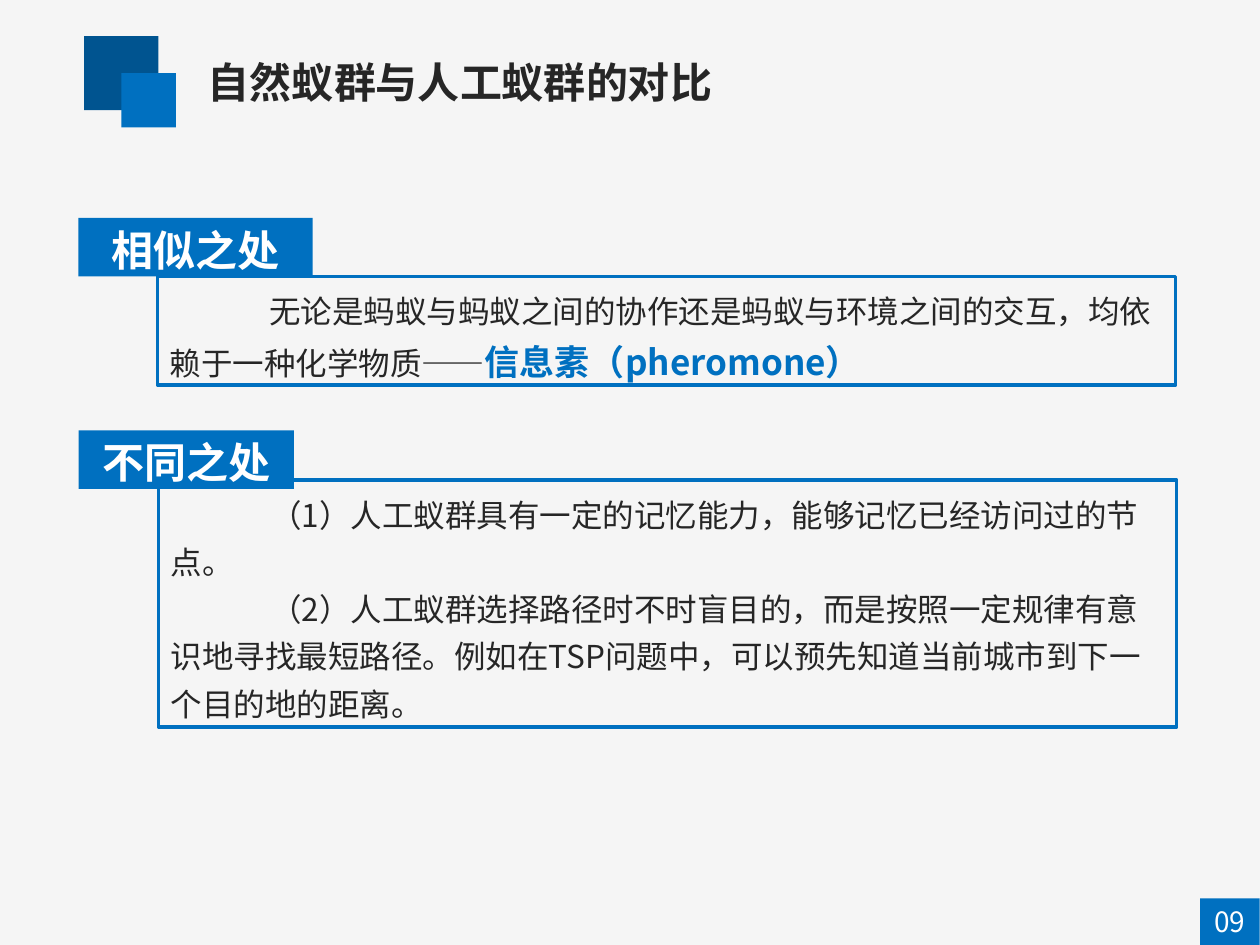
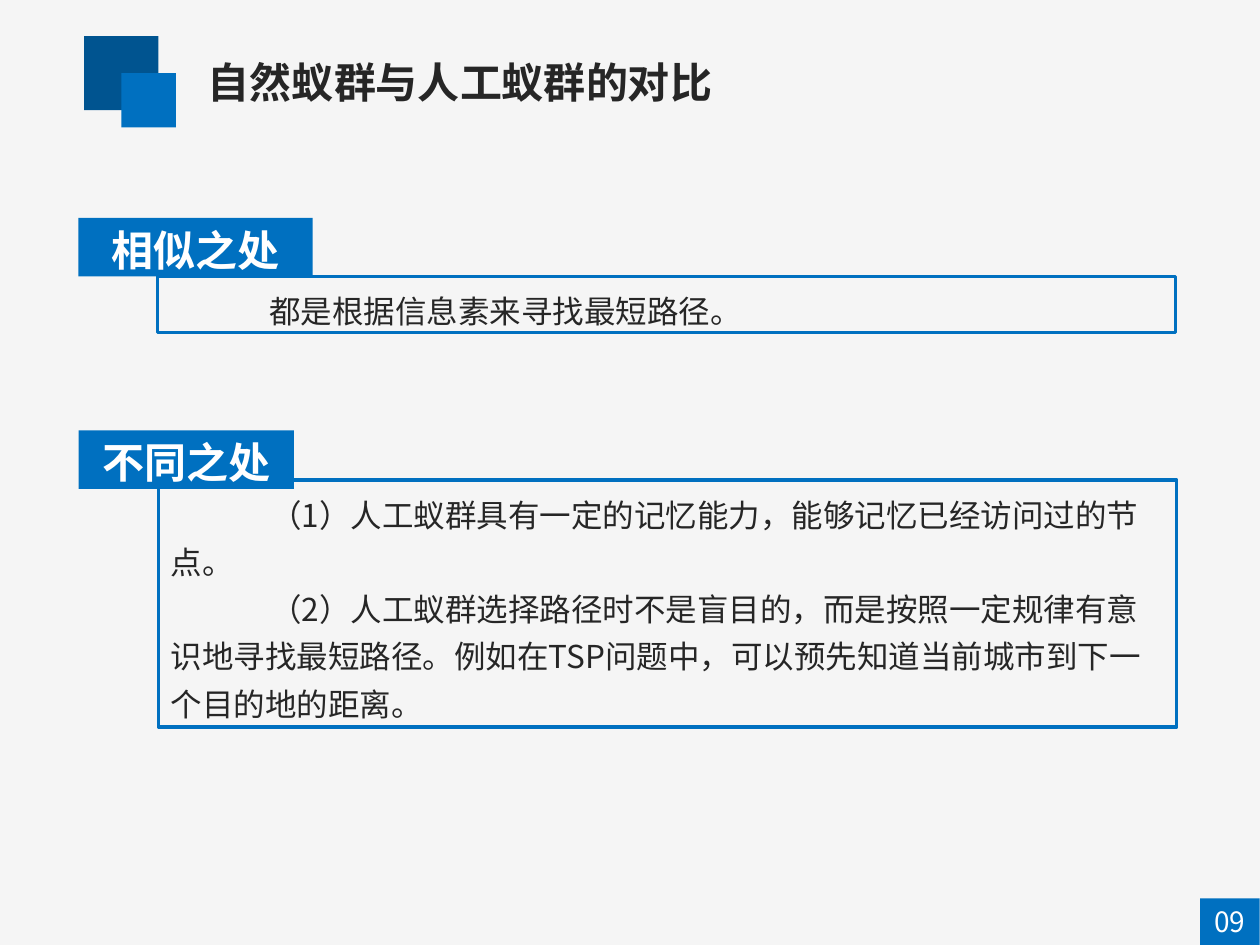
Before and after one commit to mapengfei-nwpu/ant, a slide deck: slide 9 of 蚁群优化算法.pptx. Drawn at 1260x945 pixels with LibreOffice and Linux fonts; fonts in the diff are those of the drawing. Boxes give left, top, right and bottom in pixels: in the first picture for what was removed or moved away, otherwise in the second. Text is boxed around its words. In the diff, an @@ line names an element or a change of style, - is before the commit and + after.

```diff
--- a/蚁群优化算法.pptx
+++ b/蚁群优化算法.pptx
@@ rectangle "都是根据信息素来寻找最短路径。": place and size @@
-rectangle "都是根据信息素来寻找最短路径。" at bbox=[158, 276, 1176, 384]
+rectangle "都是根据信息素来寻找最短路径。" at bbox=[158, 276, 1176, 333]
@@ text in rectangle at bbox=[269, 296, 741, 332]: text changed @@
-无论是蚂蚁与蚂蚁之间的协作还是蚂蚁与环境之间的交互，均依赖于一种化学物质——信息素（pheromone）
+都是根据信息素来寻找最短路径。
@@ text in rectangle at bbox=[171, 594, 1141, 719]: text changed @@
-（2）人工蚁群选择路径时不时盲目的，而是按照一定规律有意识地寻找最短路径。例如在TSP问题中，可以预先知道当前城市到下一个目的地的距离。
+（2）人工蚁群选择路径时不是盲目的，而是按照一定规律有意识地寻找最短路径。例如在TSP问题中，可以预先知道当前城市到下一个目的地的距离。
```
Also in this commit, not shown: 6 other slides changed, 3 slides added, 2 slides removed, 2 other files.
